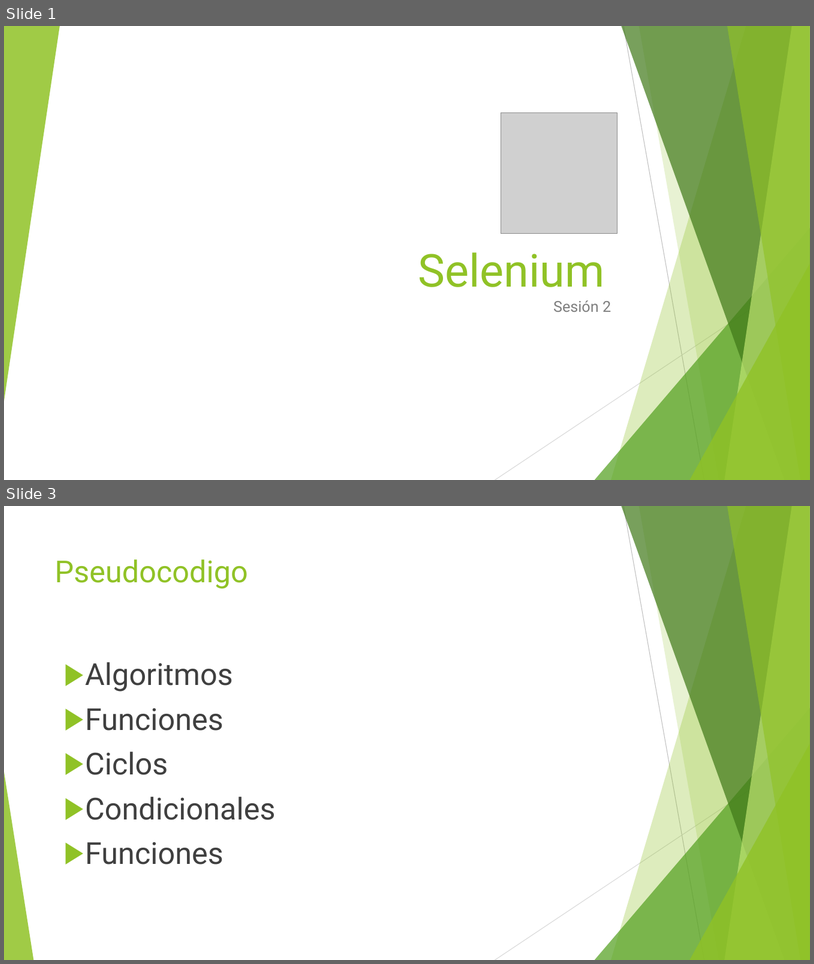
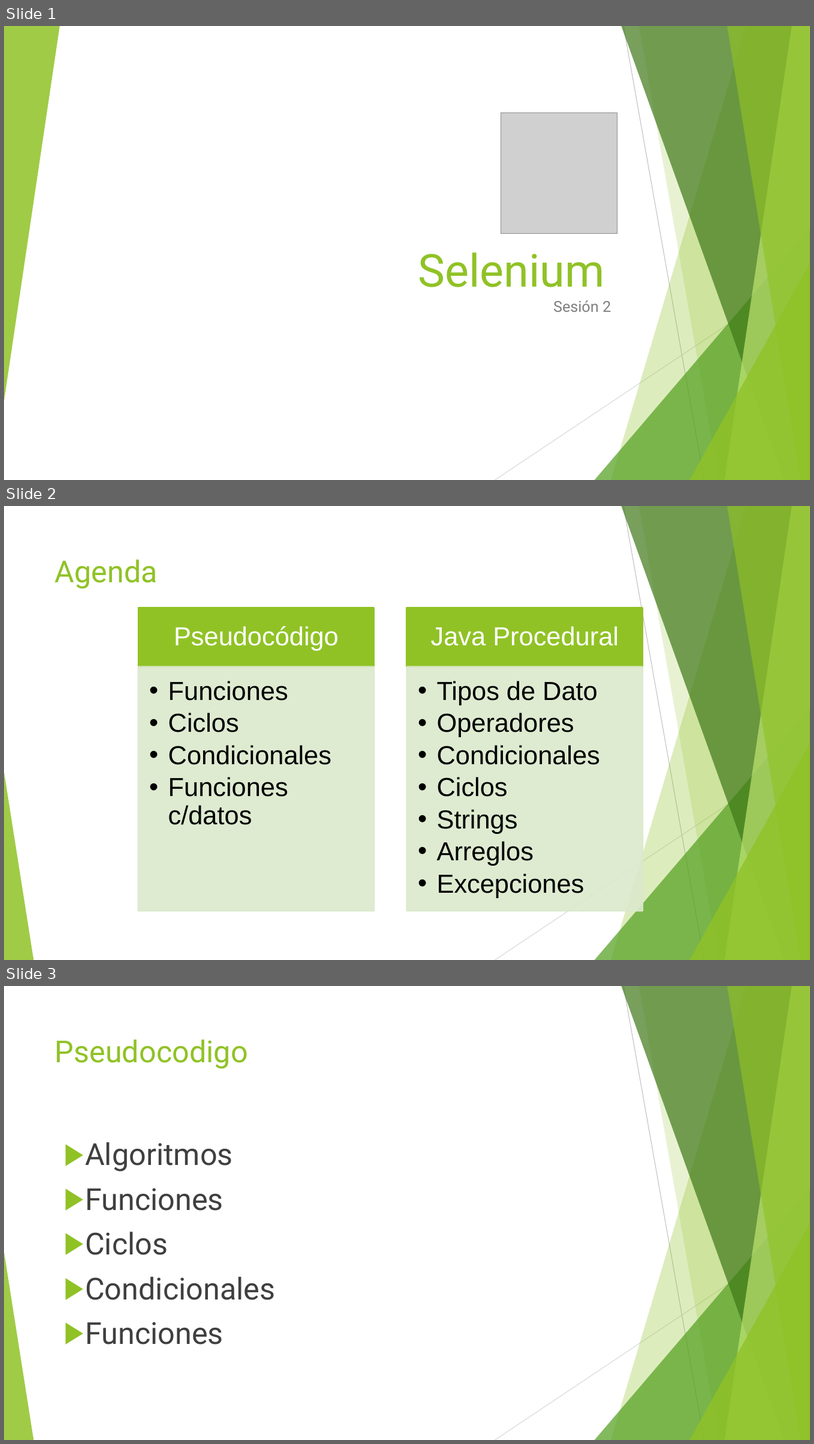
Before and after one commit to jomarnavarro/basicJava, a slide deck: Selenium, module 2.pptx. Shown one above the other, each under a label of ours: slides 1 and 3 before the commit, slides 1, 2 and 3 after it; the slides between them are not shown. The pictures are 814x964 and 814x1444 pixels, drawn with LibreOffice and Linux fonts; fonts in the diff are those of the drawing; grey boxes stand for pictures. Boxes give left, top, right and bottom in pixels: in the first picture for what was removed or moved away, otherwise in the second. Text is boxed around its words. In the diff, an @@ line names an element or a change of style, - is before the commit and + after.

```diff
--- a/Selenium, module 2.pptx
+++ b/Selenium, module 2.pptx
@@ slide 2 added at [4,506,810,960], background #FFFFFF; not listed: 10 template elements that a slide beside it also shows @@
@@ title added at [55,559,158,589], 36 pt, text #90C226 @@
+Agenda
@@ group added at [138,607,644,911]: 4 rectangles, 4 texts @@
+Pseudocódigo
+  • Funciones
+  • Ciclos
+  • Condicionales
+  • Funciones c/datos
+Java Procedural
+  • Tipos de Dato
+  • Operadores
+  • Condicionales
+  • Ciclos
+  • Strings
+  • Arreglos
+  • Excepciones
```
Also in this commit, not shown: 1 slide changed, 1 slide removed, 3 other files.
